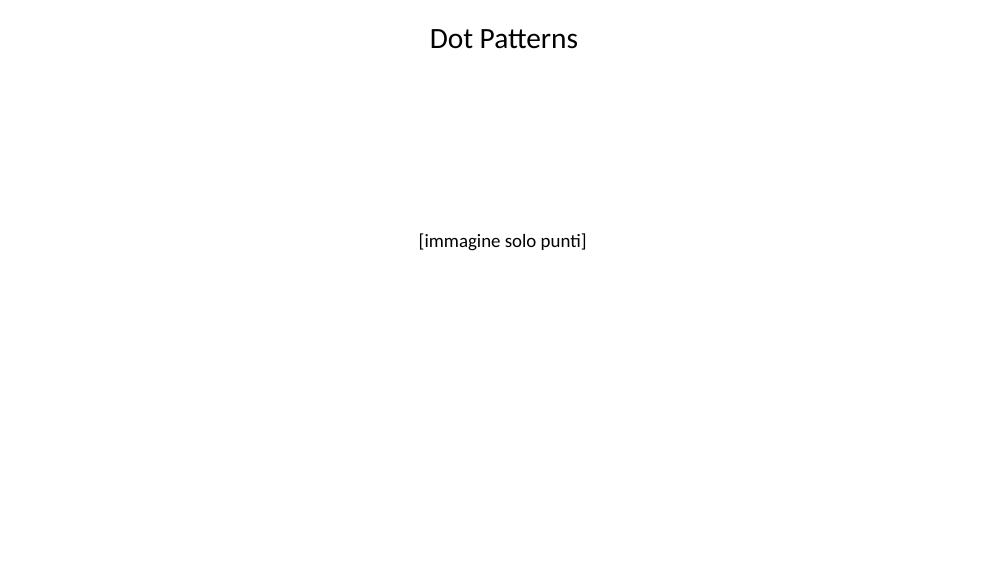
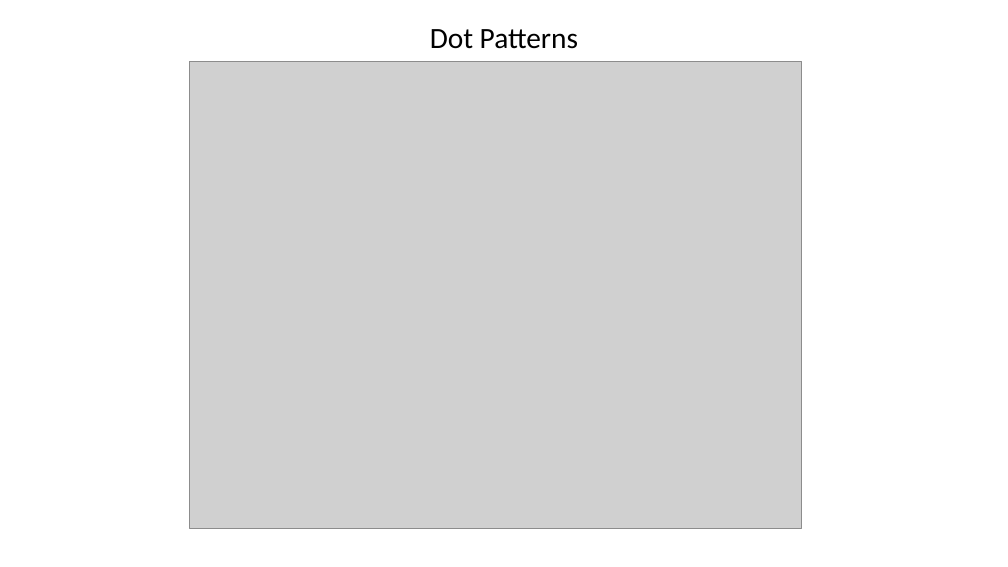
Before and after one commit to Teolul/Dot_Patterns_Perceptual_Grouping_RDG_vs_K-means, a slide deck: slide 3 of presentation.pptx (slide 2 before the commit). Drawn at 1008x567 pixels with LibreOffice and Linux fonts; fonts in the diff are those of the drawing; grey boxes stand for pictures; background and template pictures are left out. Boxes give left, top, right and bottom in pixels: in the first picture for what was removed or moved away, otherwise in the second. Text is boxed around its words. In the diff, an @@ line names an element or a change of style, - is before the commit and + after.

```diff
--- a/presentation.pptx
+++ b/presentation.pptx
@@ picture added at (190, 61, 802, 529) @@
@@ text removed at (419, 233, 587, 251) @@
-[immagine solo punti]
```
Also in this commit, not shown: 3 other slides changed, 2 slides added, 7 other files.
